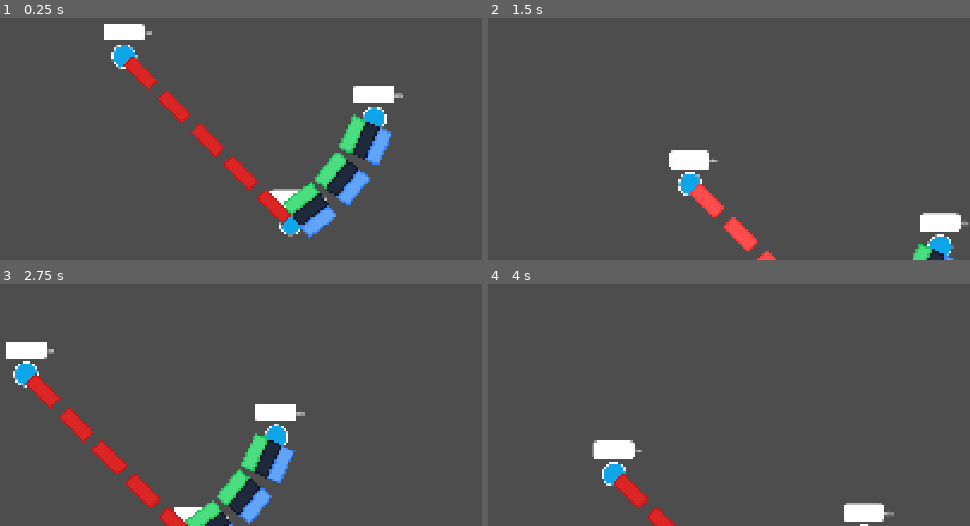
Above: before the commit, frames 1-4 (two rows, left to right).
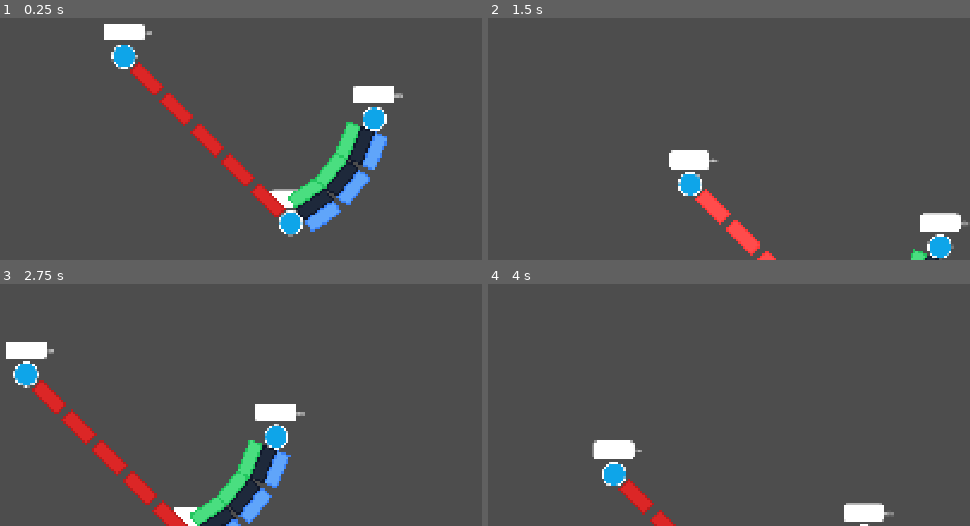
Above: after the commit, the same moments.

Repository: BarbaraEMorais/ticketToRideGame
Game: Godot game, scene res://tabuleiro/tabuleiro.tscn
Two runs of this game, one before a commit and one after it. Both use one fixed random seed, a clock stepped at 60 frames per second and the inputs below. This scene is started directly instead of the project's main scene.
Inputs (mouse positions are in pixels of both pictures, inside the frame that each line leads up to):
- Up to frame 1 (0.25 s): no input
- Up to frame 2 (1.5 s): tap Enter at 0.5 s; drag from (613, 56) to (777, 223) at 0.52 s; tap Space at 1.25 s; drag from (796, 240) to (531, 124) at 1.27 s
- Up to frame 3 (2.75 s): tap Enter at 2 s; move the mouse to (274, 436) at 2.02 s; click (274, 436) at 2.17 s
- Up to frame 4 (4 s): tap Space at 2.75 s; drag from (565, 424) to (661, 523) at 2.77 s; tap Enter at 3.5 s; move the mouse to (810, 368) at 3.52 s; click (810, 368) at 3.67 s

The runs differ from the first frame. In frame 1, 2.4% of the frame differs, in the area x 25-82%, y 16-92%; in frame 2, 0.6%; in frame 3, 2.0%; in frame 4, 0.3%.

Commit message:
feat: minimum distance between location and tracks (margins)

Diff:
--- a/tabuleiro/caminho.gd
+++ b/tabuleiro/caminho.gd
@@ -30,7 +30,7 @@
 
 
 func gera_caminho():
-	var parabola = Parabola.new(origem.position, destino.position, curvature)
+	var parabola = Parabola.new(origem.position, destino.position, curvature, 25)
 
 	# just to take the size of the trilho
 	var trilho = trilho_scene.instantiate() as Trilho
--- a/tabuleiro/parabola.gd
+++ b/tabuleiro/parabola.gd
@@ -3,11 +3,11 @@
 @export var point_a: Vector2 = Vector2(-100, 0)
 @export var point_b: Vector2 = Vector2(100, 0)
 @export var convexity: float = -50.0  # Negative for upward curve, positive for downward
-@export var line_width: float = 2.0
 @export var line_color: Color = Color.WHITE
+@export var margins: float = 0
 
-func _init(a, b, conv):
-	set_points(a, b)
+func _init(a, b, conv, m = 0):
+	set_points(a, b, m)
 	set_convexity(conv)
 
 
@@ -46,9 +46,11 @@
 	return tangent_vector.normalized()  # Return as unit vector
 
 
-func set_points(a: Vector2, b: Vector2):
-	point_a = a
-	point_b = b
+func set_points(a: Vector2, b: Vector2, m: float):
+	var margin = (b - a).normalized() * m
+
+	point_a = a + margin
+	point_b = b - margin
 
 
 func set_convexity(new_convexity: float):
